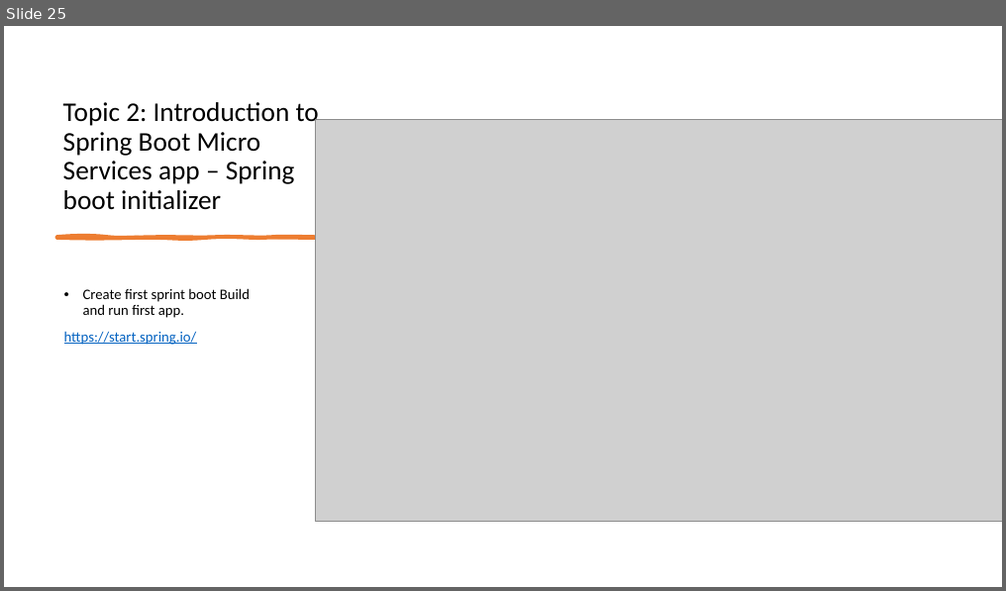
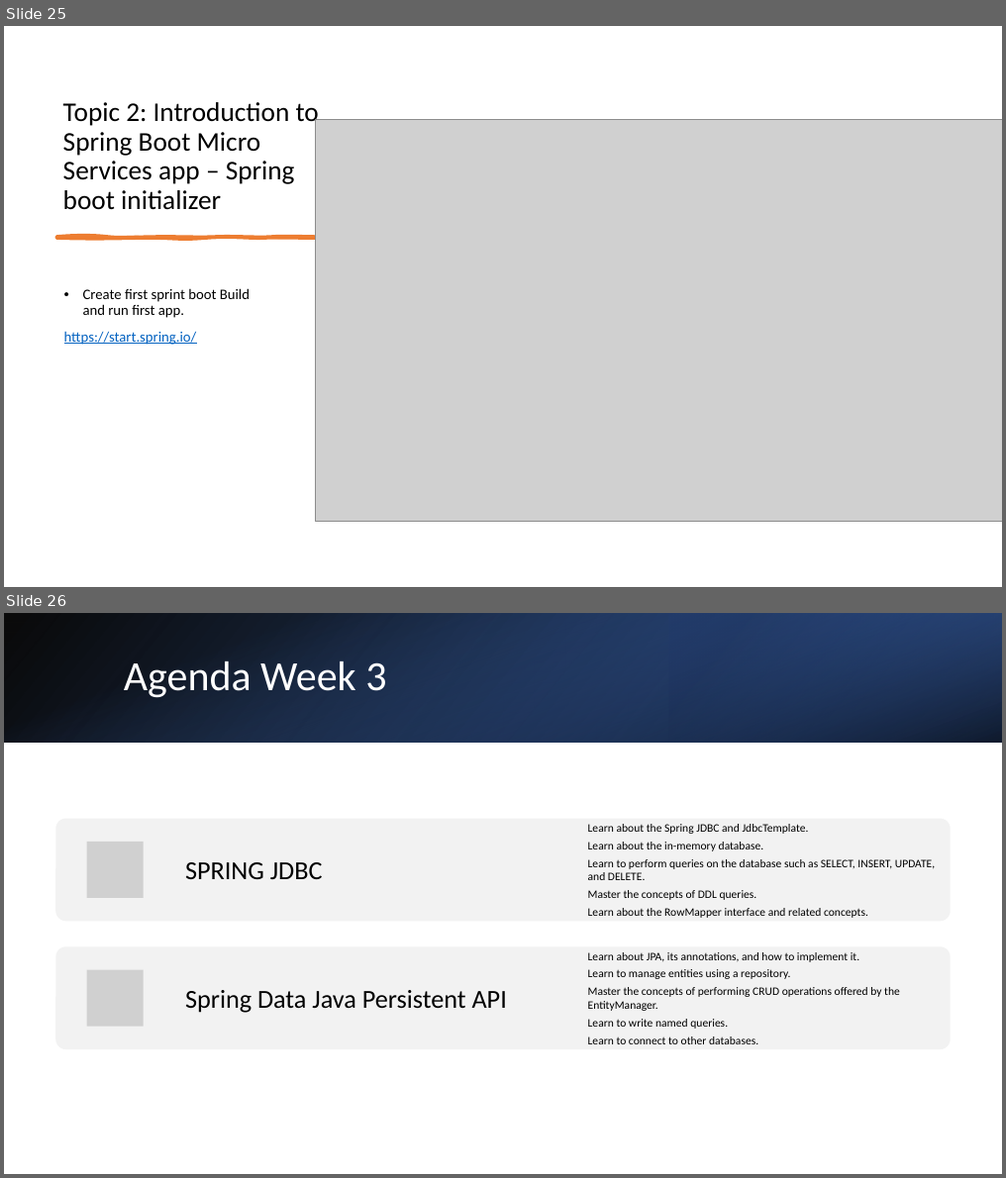
Before and after one commit to spoorthiempowher/Empowher-Curriculum, a slide deck: Java/EmpowHER-All weeks.pptx. Shown one above the other, each under a label of ours: slide 25 before the commit, slides 25 and 26 after it. The pictures are 1006x591 and 1006x1178 pixels, drawn with LibreOffice and Linux fonts; fonts in the diff are those of the drawing; grey boxes stand for pictures. Boxes give left, top, right and bottom in pixels: in the first picture for what was removed or moved away, otherwise in the second. Text is boxed around its words. In the diff, an @@ line names an element or a change of style, - is before the commit and + after.

Commit message:
Updated WEEK 3 contents

```diff
--- a/Java/EmpowHER-All weeks.pptx
+++ b/Java/EmpowHER-All weeks.pptx
@@ slide 26 added at bbox=[4, 613, 1002, 1174], background #FFFFFF @@
@@ rectangle added at bbox=[4, 613, 1002, 742], fill gradient #000000 to #2F5597 @@
@@ rectangle added at bbox=[4, 613, 1002, 742], fill gradient #4472C4 to #000000 @@
@@ rectangle added at bbox=[669, 613, 1002, 742], fill gradient #203864 to #4472C4 @@
@@ title added at bbox=[124, 662, 386, 698], 40 pt, text #FFFFFF @@
+Agenda Week 3
@@ group added at bbox=[55, 819, 950, 1050]: 4 texts, 2 rounded rectangles, 2 pictures @@
+SPRING JDBC
+Learn about the Spring JDBC and JdbcTemplate.
+Learn about the in-memory database.
+Learn to perform queries on the database such as SELECT, INSERT, UPDATE, and DELETE.
+Master the concepts of DDL queries.
+Learn about the RowMapper interface and related concepts.
+Spring Data Java Persistent API
+Learn about JPA, its annotations, and how to implement it.
+Learn to manage entities using a repository.
+Master the concepts of performing CRUD operations offered by the EntityManager.
+Learn to write named queries.
+Learn to connect to other databases.
```
Also in this commit, not shown: 1 slide changed, 14 other slides added, 2 slides removed.
